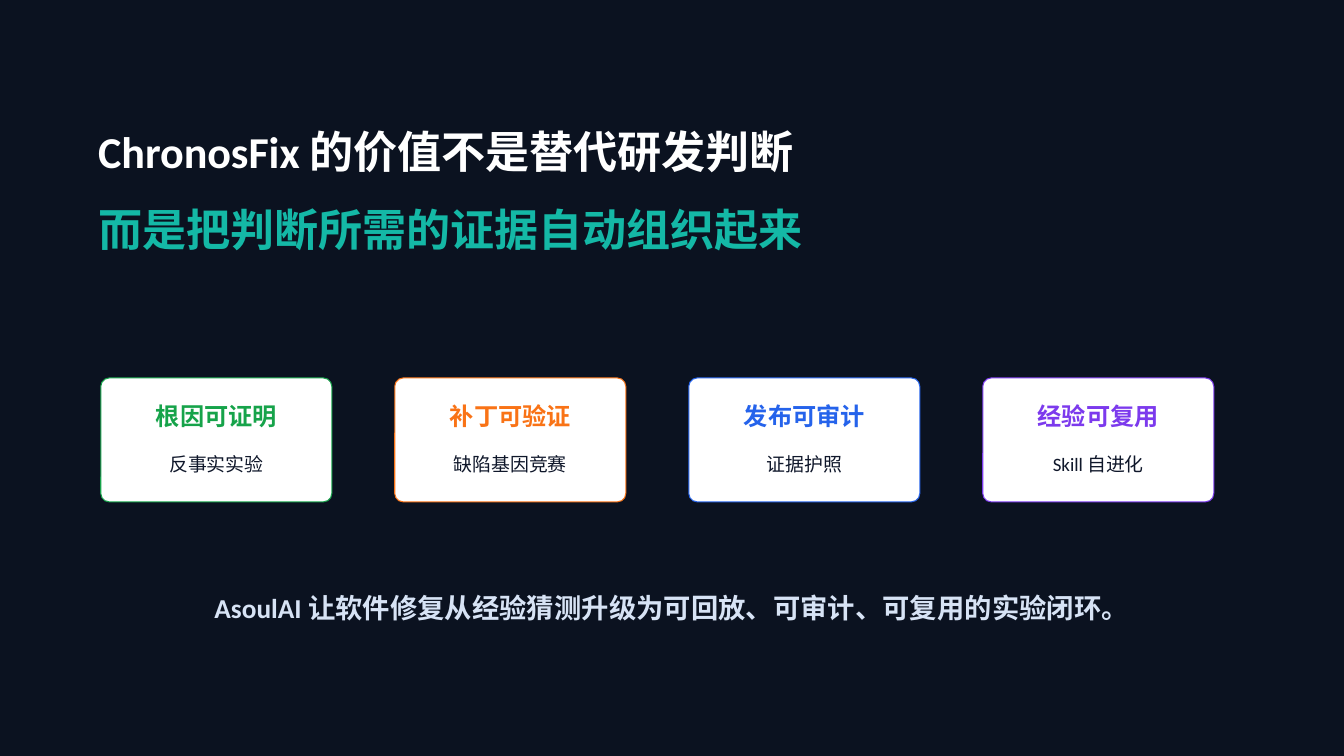
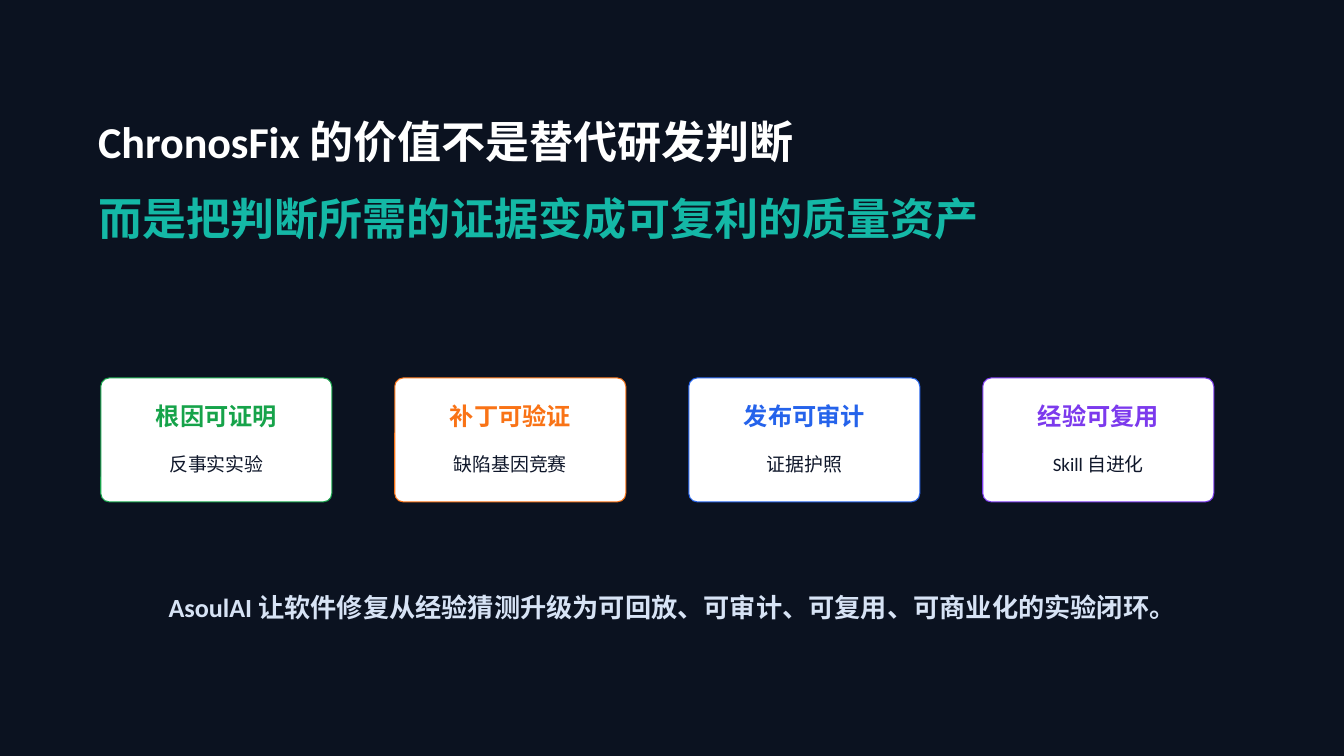
Before and after one commit to ASOUL-Official/asoulai-chronosfix, a slide deck: slide 14 of submission/ChronosFix_初赛方案.pptx (slide 13 before the commit). Drawn at 1344x756 pixels with LibreOffice and Linux fonts; fonts in the diff are those of the drawing. Boxes give left, top, right and bottom in pixels: in the first picture for what was removed or moved away, otherwise in the second. Text is boxed around its words. In the diff, an @@ line names an element or a change of style, - is before the commit and + after.

```diff
--- a/submission/ChronosFix_初赛方案.pptx
+++ b/submission/ChronosFix_初赛方案.pptx
@@ text "ChronosFix 的价值不是替代研发判断": place and size @@
-text "ChronosFix 的价值不是替代研发判断" at box(98, 130, 794, 172)
+text "ChronosFix 的价值不是替代研发判断" at box(98, 120, 794, 162)
@@ text at box(98, 197, 978, 239): text changed @@
-而是把判断所需的证据自动组织起来
+而是把判断所需的证据变成可复利的质量资产
@@ text at box(169, 594, 1175, 620): text changed; size 19.5 to 18.8 pt @@
-AsoulAI 让软件修复从经验猜测升级为可回放、可审计、可复用的实验闭环。
+AsoulAI 让软件修复从经验猜测升级为可回放、可审计、可复用、可商业化的实验闭环。
```
Also in this commit, not shown: 1 other slide changed, 1 slide added, 11 other files.
